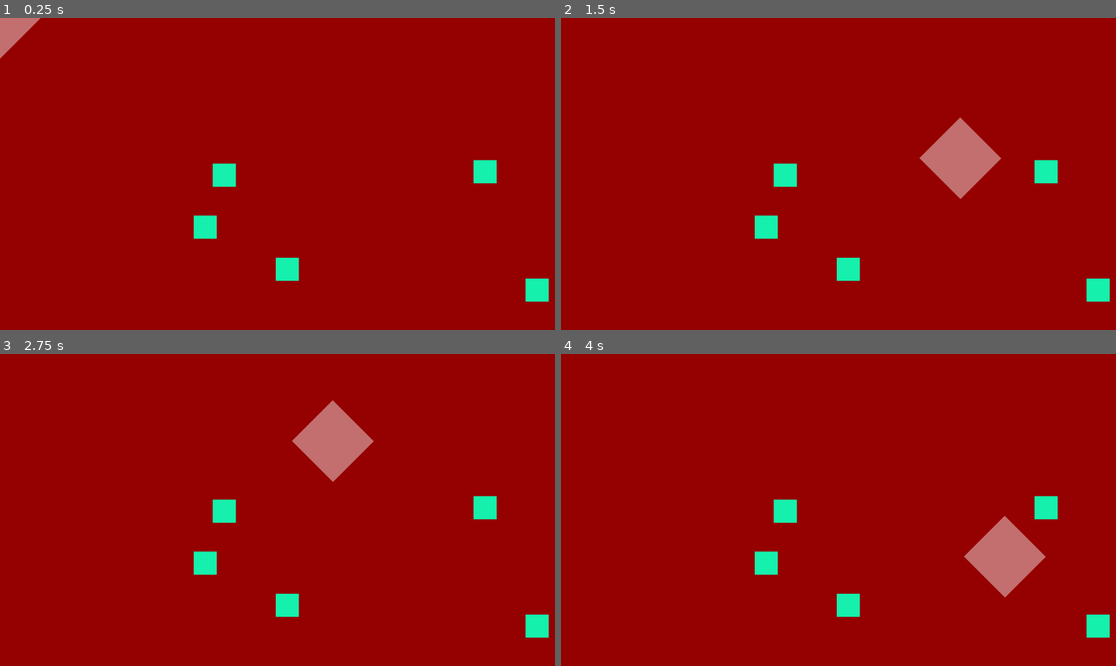
Above: before the commit, frames 1-4 (two rows, left to right).
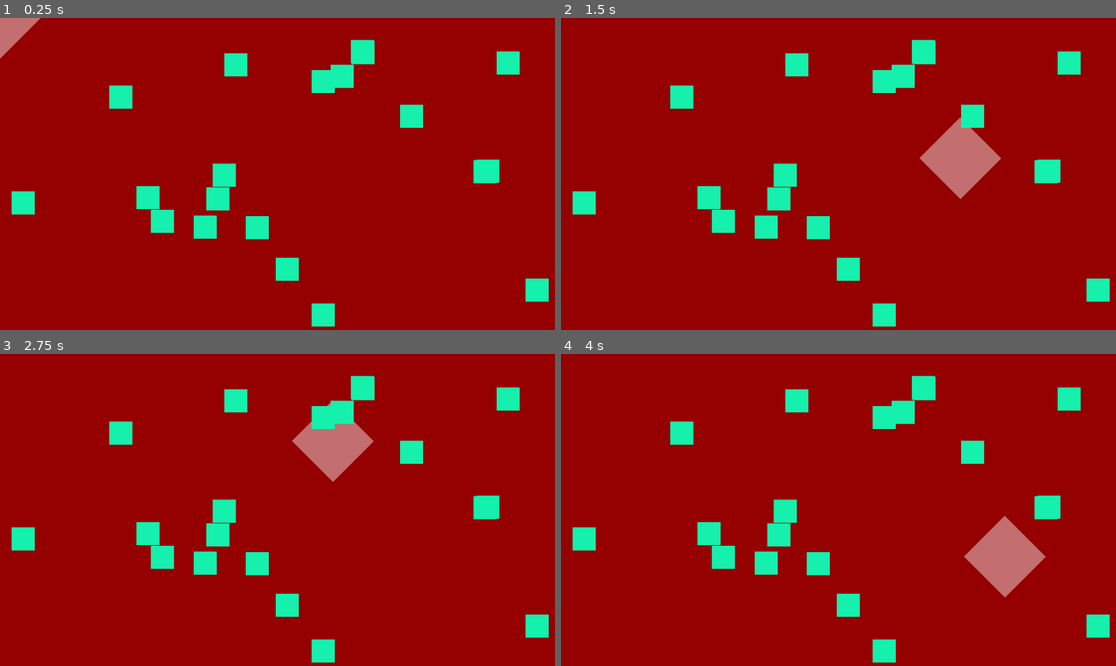
Above: after the commit, the same moments.

Repository: nightblade9/imagination-world
Game: Godot game, scene res://Scenes/Main.tscn
The game is run twice, just before and just after one commit, with the same random seed, the same clock (stepped at 60 frames per second) and the same inputs.
Inputs (mouse positions are in pixels of both pictures, inside the frame that each line leads up to):
- Up to frame 1 (0.25 s): no input
- Up to frame 2 (1.5 s): tap Enter at 0.5 s; move the mouse to (960, 158) at 0.52 s; click (960, 158) at 0.67 s; tap Space at 1.25 s; move the mouse to (960, 158) at 1.27 s; click (960, 158) at 1.42 s
- Up to frame 3 (2.75 s): tap Enter at 2 s; move the mouse to (333, 441) at 2.02 s; click (333, 441) at 2.17 s
- Up to frame 4 (4 s): tap Space at 2.75 s; move the mouse to (810, 572) at 2.77 s; click (810, 572) at 2.92 s; tap Enter at 3.5 s; move the mouse to (1005, 556) at 3.52 s; click (1005, 556) at 3.67 s

The runs differ from the first frame. In frame 1, 4.2% of the frame differs, in the area x 2-94%, y 6-99%; in frame 2, 4.2%; in frame 3, 4.2%; in frame 4, 4.2%.

Commit message:
Bacteria glow is contagious

Diff:
--- a/prototype/Scenes/Entities/Bacteria.gd
+++ b/prototype/Scenes/Entities/Bacteria.gd
@@ -1,4 +1,6 @@
 extends Node2D
+
+var Bacteria = get_script()
 
 const _VELOCITY:int = 100
 var _SCREEN_WIDTH = ProjectSettings.get_setting("display/window/size/width")
@@ -52,9 +54,16 @@
 	_pick_destination()
 
 func glow():
-	self._is_glowing = true
-	self._glow_from = OS.get_ticks_msec()
+	if not self._is_glowing:
+		self._is_glowing = true
+		self._glow_from = OS.get_ticks_msec()
 
 func die():
 	get_parent().remove_child(self)
 	queue_free()
+
+func _on_Area2D_area_shape_entered(area_id, area, area_shape, self_shape):
+	if _is_glowing and area != null:
+		var parent = area.get_parent()
+		if parent is Bacteria:
+			parent.glow()
--- a/prototype/Scenes/Entities/Bacteria.tscn
+++ b/prototype/Scenes/Entities/Bacteria.tscn
@@ -18,3 +18,5 @@
 [node name="CollisionShape2D" type="CollisionShape2D" parent="Area2D"]
 position = Vector2( 20, 20 )
 shape = SubResource( 1 )
+
+[connection signal="area_shape_entered" from="Area2D" to="." method="_on_Area2D_area_shape_entered"]
--- a/prototype/Scenes/Entities/PlacementCursor.gd
+++ b/prototype/Scenes/Entities/PlacementCursor.gd
@@ -5,13 +5,8 @@
 var _targets = []
 
 func _on_Area2D_input_event(viewport, event, shape_idx):
-	# TODO: android support
-	print("KABOOM!!!!")
-
 	for target in _targets:
 		target.glow()
-
-	#queue_free()
 
 func _on_Area2D_area_shape_entered(area_id, area, area_shape, self_shape):
 	var bacteria = area.get_parent()
--- a/prototype/Scenes/MiniGames/BacteriaKiller.gd
+++ b/prototype/Scenes/MiniGames/BacteriaKiller.gd
@@ -2,7 +2,7 @@
 
 const Bacteria = preload("res://Scenes/Entities/Bacteria.tscn")
 
-const _NUMBER_BACTERIA_PER_WAVE = 5
+const _NUMBER_BACTERIA_PER_WAVE = 20
 var _SCREEN_WIDTH
 var _SCREEN_HEIGHT
 
